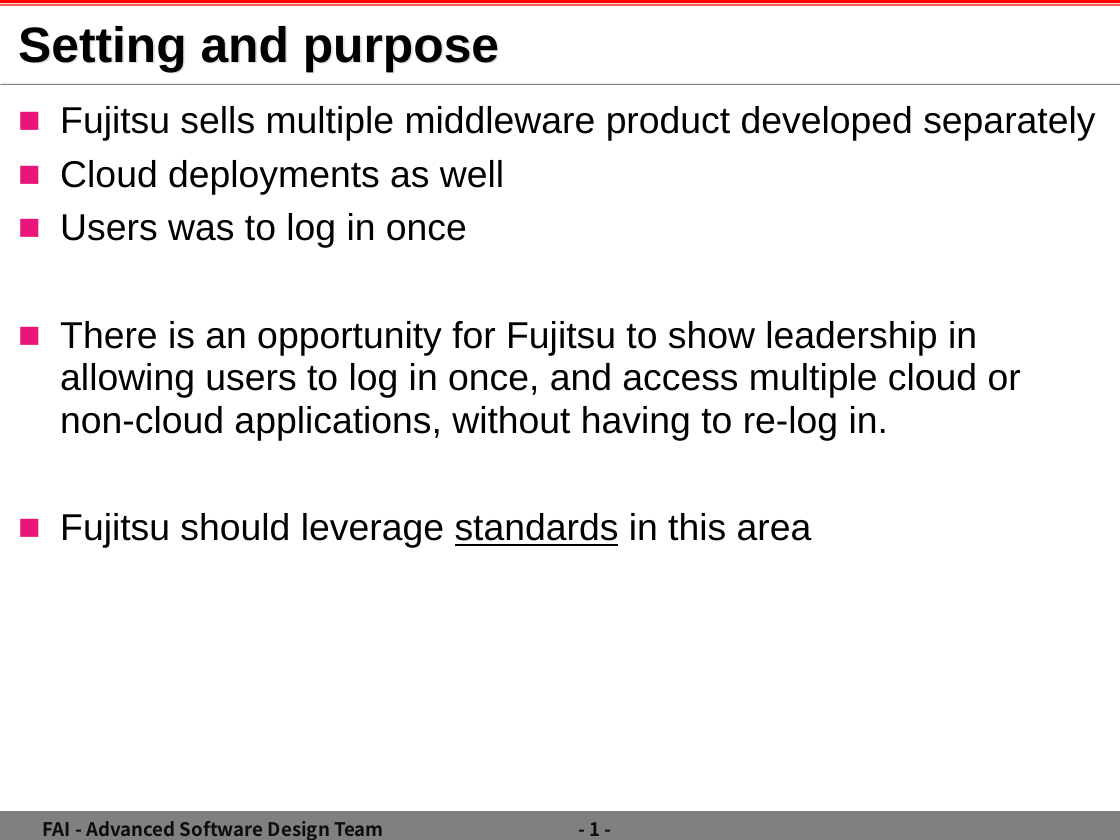
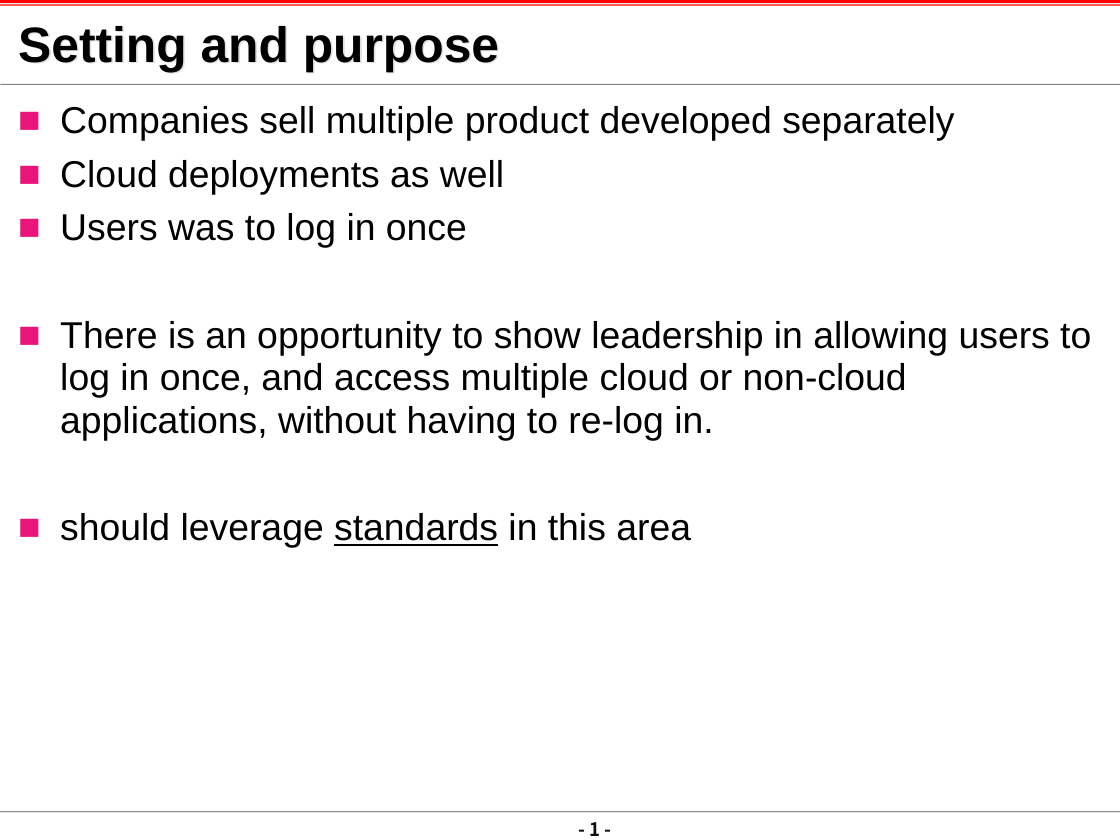
Before and after one commit to agilepro/ssofi-prolite, a slide deck: slide 2 of spec/Plan_For_SSO.pptx. Drawn at 1120x840 pixels with LibreOffice and Linux fonts; fonts in the diff are those of the drawing; background and template pictures are left out. Boxes give left, top, right and bottom in pixels: in the first picture for what was removed or moved away, otherwise in the second. Text is boxed around its words. In the diff, an @@ line names an element or a change of style, - is before the commit and + after.

```diff
--- a/spec/Plan_For_SSO.pptx
+++ b/spec/Plan_For_SSO.pptx
@@ text at bbox=[60, 106, 954, 141]: text changed @@
-■ Fujitsu sells multiple middleware product developed separately
+■ Companies sell multiple product developed separately
@@ text at bbox=[60, 321, 1091, 548]: text changed @@
-■ There is an opportunity for Fujitsu to show leadership in allowing users to log in once, and access multiple cloud or non-cloud applications, without having to re-log in.
-■ Fujitsu should leverage standards in this area
+■ There is an opportunity to show leadership in allowing users to log in once, and access multiple cloud or non-cloud applications, without having to re-log in.
+■ should leverage standards in this area
@@ rectangle removed at bbox=[0, 812, 1120, 840] @@
@@ text removed at bbox=[43, 821, 384, 840] @@
-FAI - Advanced Software Design Team
```
Also in this commit, not shown: 55 other slides changed, 1 slide removed, 5 other files.
